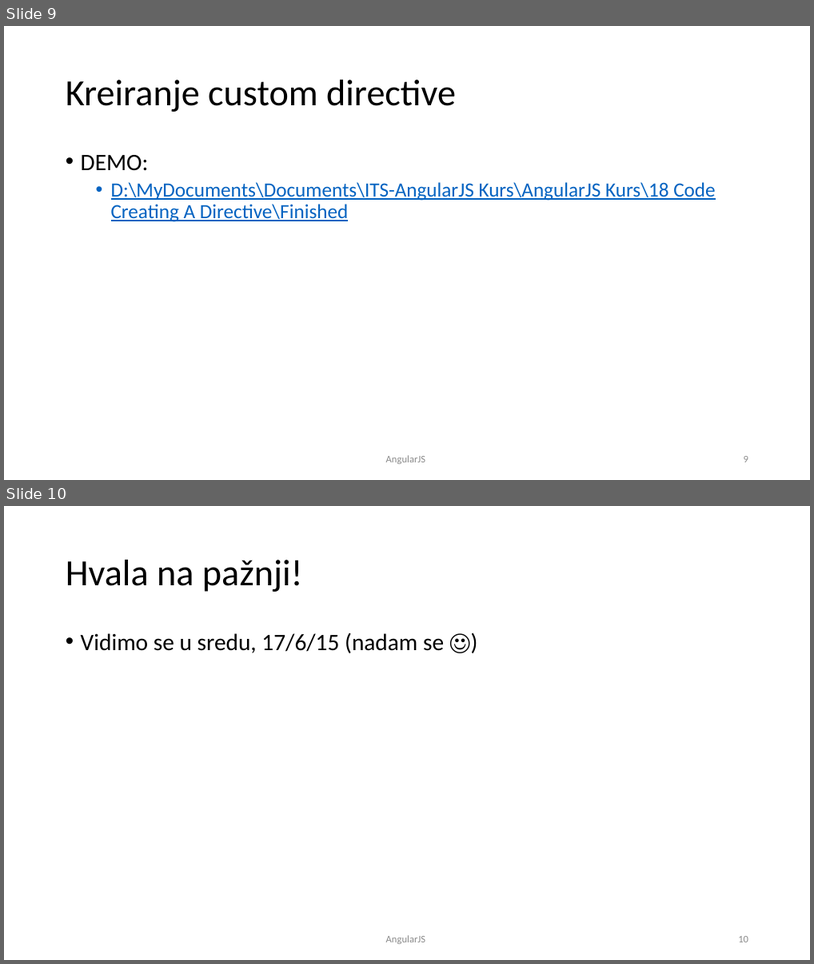
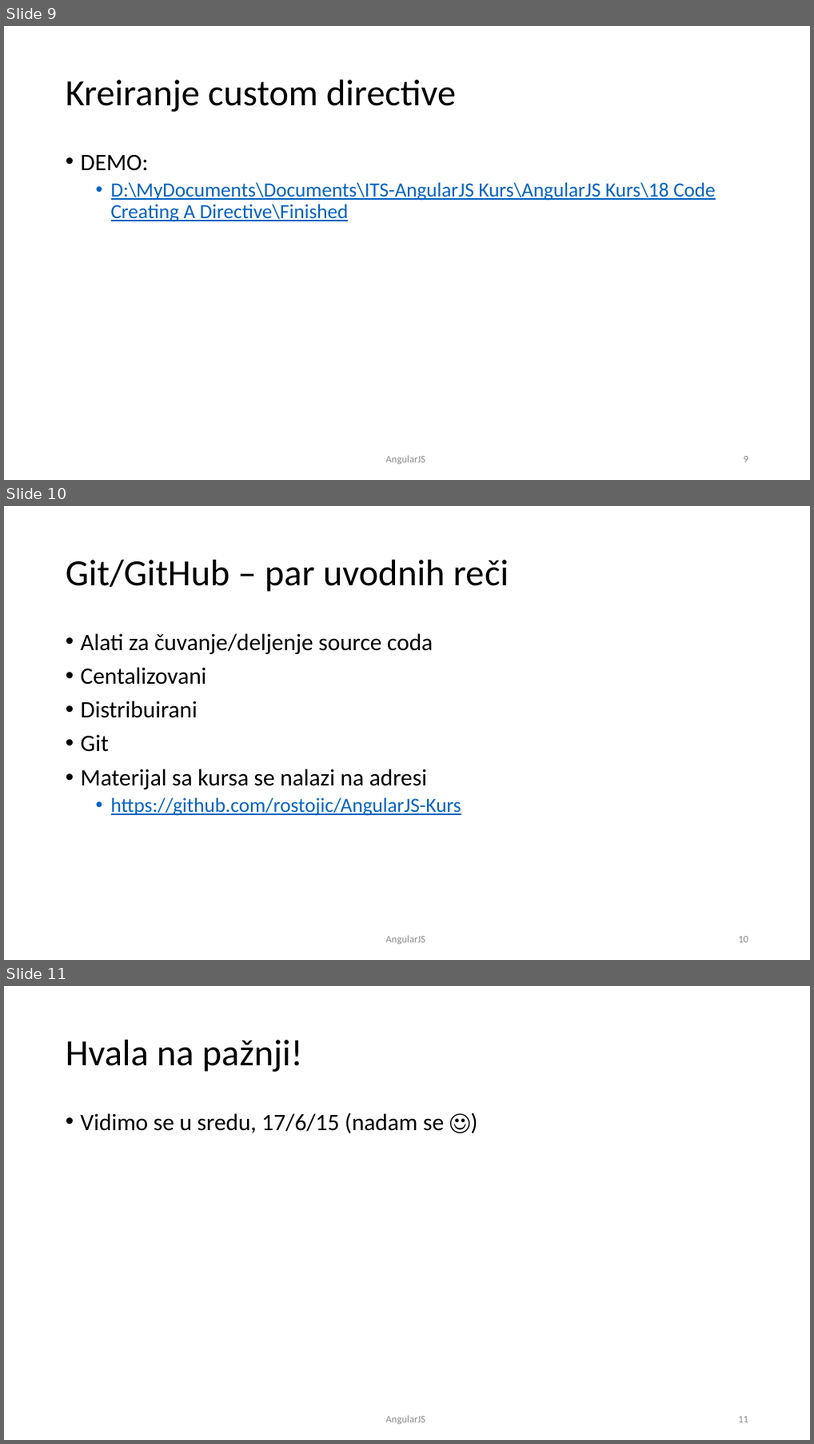
Before and after one commit to rostojic/AngularJS-Kurs, a slide deck: PPT/AngularJS-06-Ponedeljak-Jun-15.pptx. Shown one above the other, each under a label of ours: slides 9 and 10 before the commit, slides 9, 10 and 11 after it. The pictures are 814x964 and 814x1444 pixels, drawn with LibreOffice and Linux fonts; fonts in the diff are those of the drawing. Boxes give left, top, right and bottom in pixels: in the first picture for what was removed or moved away, otherwise in the second. Text is boxed around its words. In the diff, an @@ line names an element or a change of style, - is before the commit and + after.

Commit message:
Dodane odredice za Git

```diff
--- a/PPT/AngularJS-06-Ponedeljak-Jun-15.pptx
+++ b/PPT/AngularJS-06-Ponedeljak-Jun-15.pptx
@@ slide 10 added at (4, 506, 810, 960), background #FFFFFF @@
@@ title added at (66, 560, 509, 592), 44 pt, text #000000 @@
+Git/GitHub – par uvodnih reči
@@ text added at (81, 633, 462, 816), 28 pt, text #000000 @@
+• Alati za čuvanje/deljenje source coda
+• Centalizovani
+• Distribuirani
+• Git
+• Materijal sa kursa se nalazi na adresi
+  • https://github.com/rostojic/AngularJS-Kurs
@@ text added at (386, 935, 426, 944), 12 pt, text #8C8C8C @@
+AngularJS
@@ page number added at (738, 936, 749, 942), 12 pt, text #8C8C8C @@
+10
@@ what was slide 10 is now slide 11 @@
@@ page number at (738, 1416, 749, 1422): text changed @@
-10
+11
```
